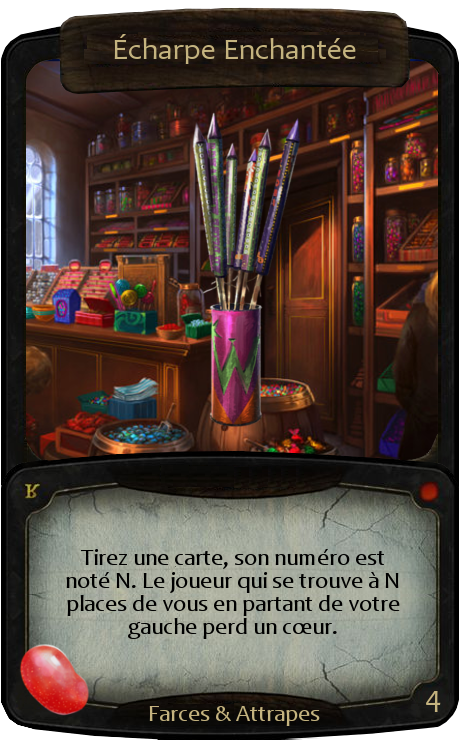
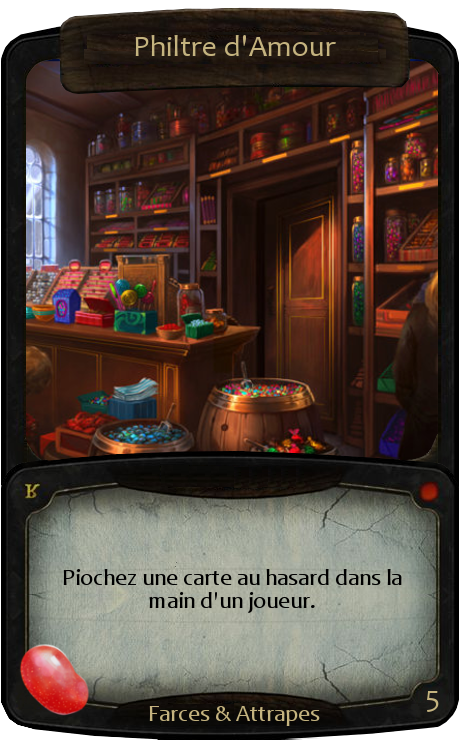
The second (462, 740) image is a revision of the first. Changes to its layers:
hid "Feuxfous Fuseboum" over box(192, 112, 301, 428)
hid "Feuxfous Fuseboum #1" over box(66, 549, 400, 639)
showed "Philtre d'amour #1" over box(63, 569, 402, 613)
painted on "Numéro" over box(426, 691, 441, 712)
painted on "Titre" over box(114, 34, 356, 64)
